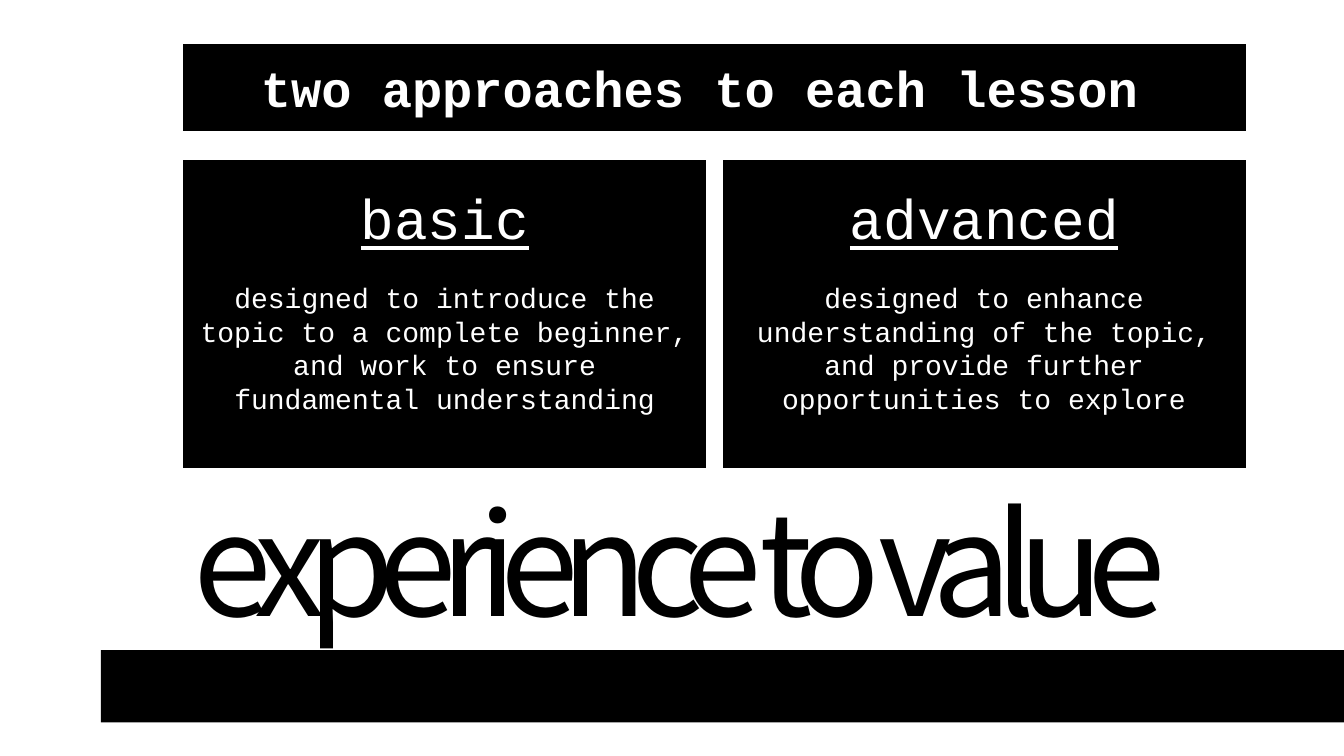
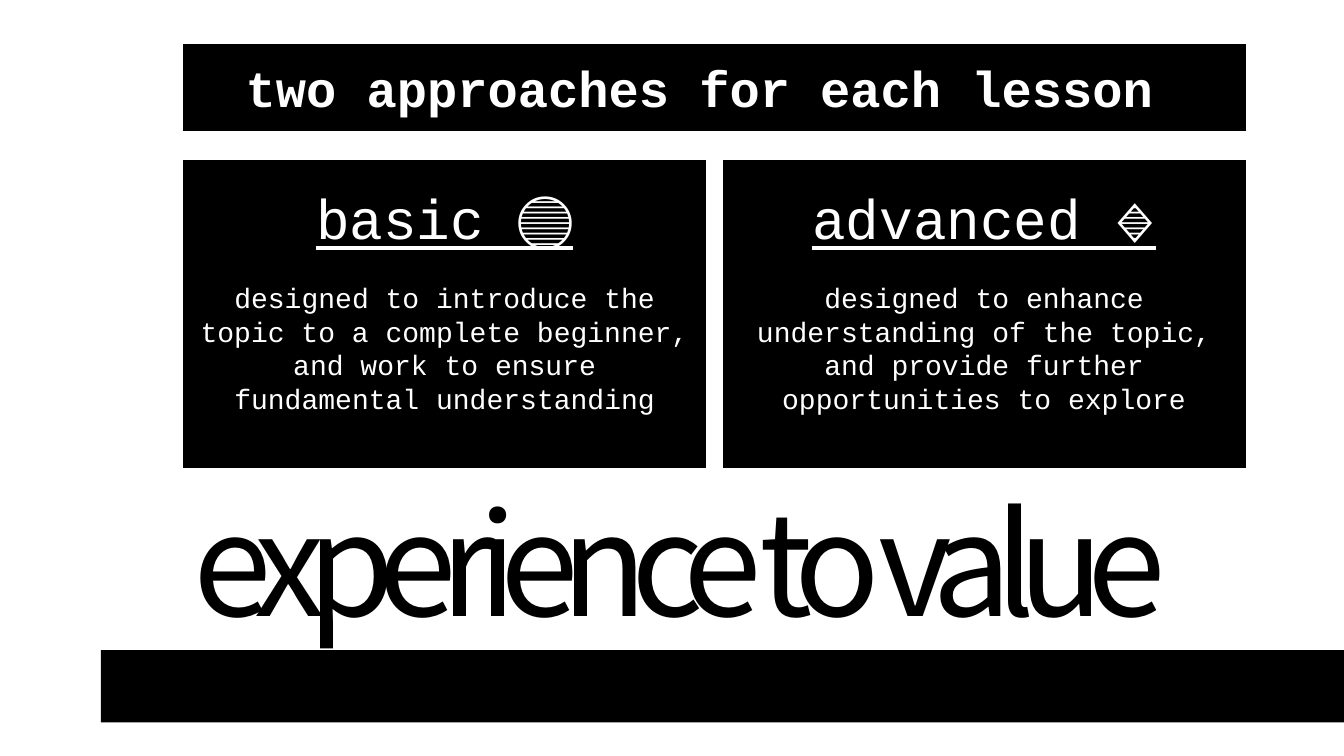
Before and after one commit to hylandtechoutreach/webskillup, a slide deck: slide 4 of Preface/Welcome.pptx. Drawn at 1344x756 pixels with LibreOffice and Linux fonts; fonts in the diff are those of the drawing. Boxes give left, top, right and bottom in pixels: in the first picture for what was removed or moved away, otherwise in the second. Text is boxed around its words. In the diff, an @@ line names an element or a change of style, - is before the commit and + after.

```diff
--- a/Preface/Welcome.pptx
+++ b/Preface/Welcome.pptx
@@ text in rectangle at (246, 71, 1152, 118): text changed @@
-two approaches to each lesson
+two approaches for each lesson
@@ text in rectangle at (316, 199, 484, 250): text changed @@
-basic
+basic 🔵
@@ text in rectangle at (812, 199, 1081, 250): text changed @@
-advanced
+advanced 🔹
```
Also in this commit, not shown: 1 other slide changed.
